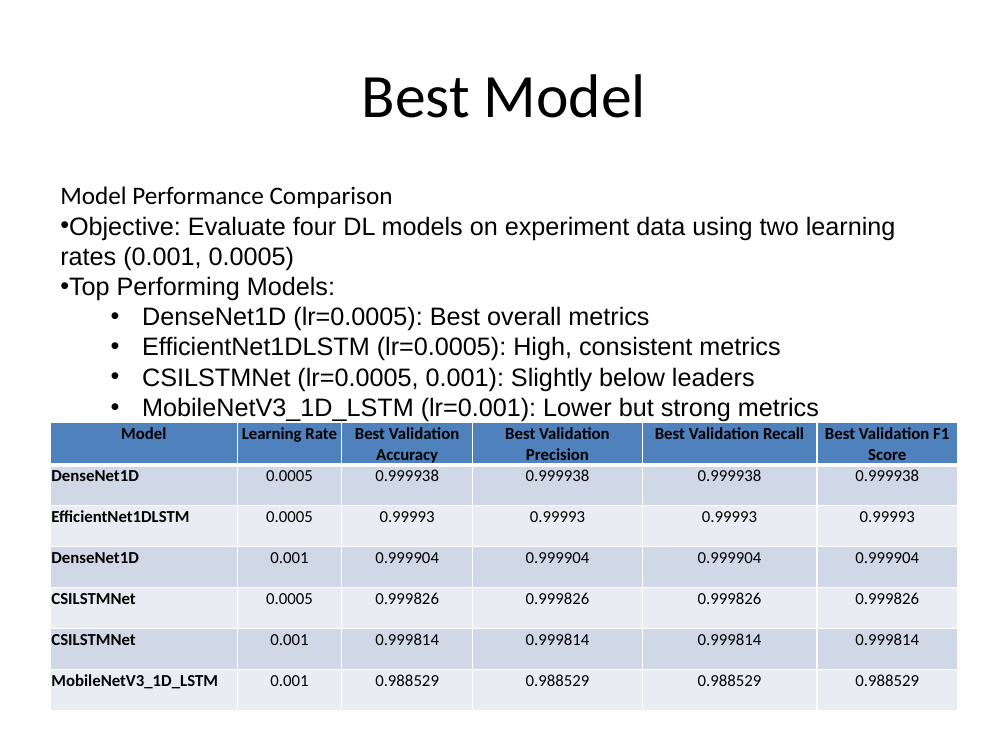
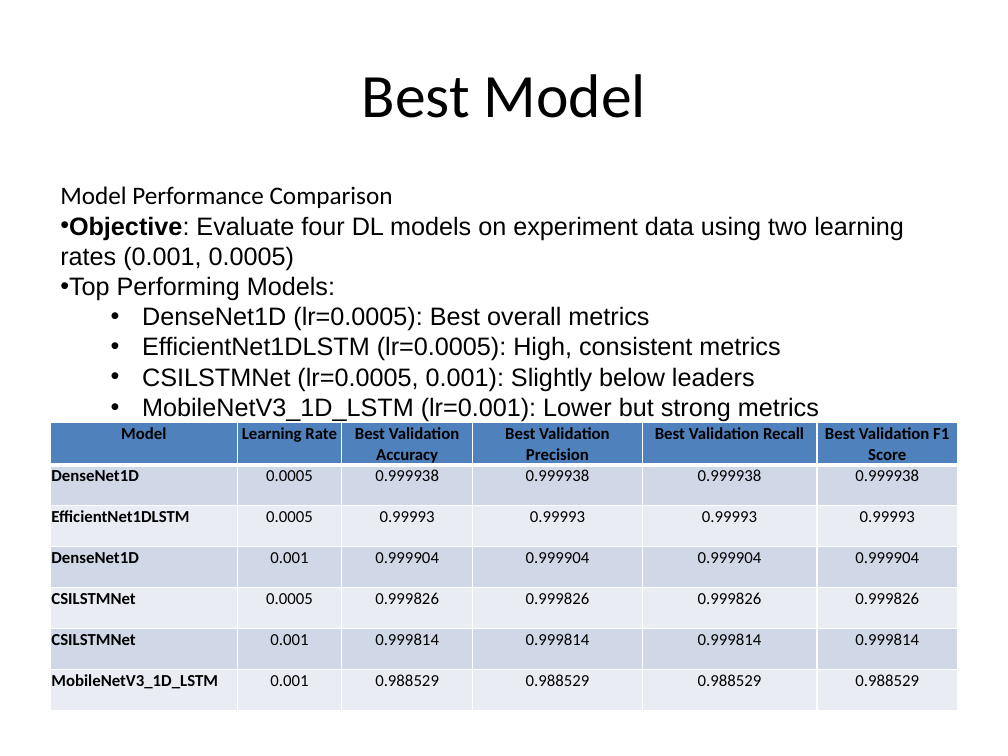
Before and after one commit to mohena-com/wifi_project-phase-2, a slide deck: slide 23 of docs/MTECH AAI COHORT-1_Human_ID_HAR_Dissertation_Project– Presentation_Phase_2__Eval_3_V1.0.pptx. Drawn at 1008x756 pixels with LibreOffice and Linux fonts; fonts in the diff are those of the drawing. Boxes give left, top, right and bottom in pixels: in the first picture for what was removed or moved away, otherwise in the second. Text is boxed around its words. In the diff, an @@ line names an element or a change of style, - is before the commit and + after.

```diff
--- a/docs/MTECH AAI COHORT-1_Human_ID_HAR_Dissertation_Project– Presentation_Phase_2__Eval_3_V1.0.pptx
+++ b/docs/MTECH AAI COHORT-1_Human_ID_HAR_Dissertation_Project– Presentation_Phase_2__Eval_3_V1.0.pptx
@@ text at box(60, 216, 904, 270): bold on in "Objective:" @@
```
Also in this commit, not shown: 3 other slides changed, 5 slides added, 1 other file.
